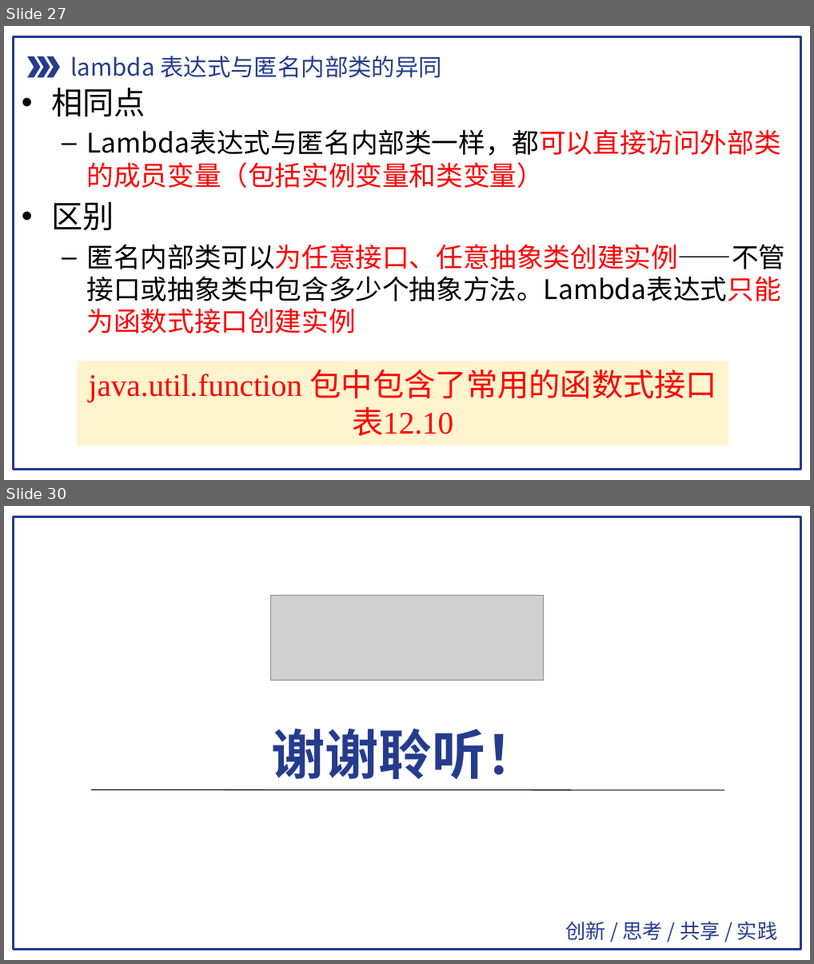
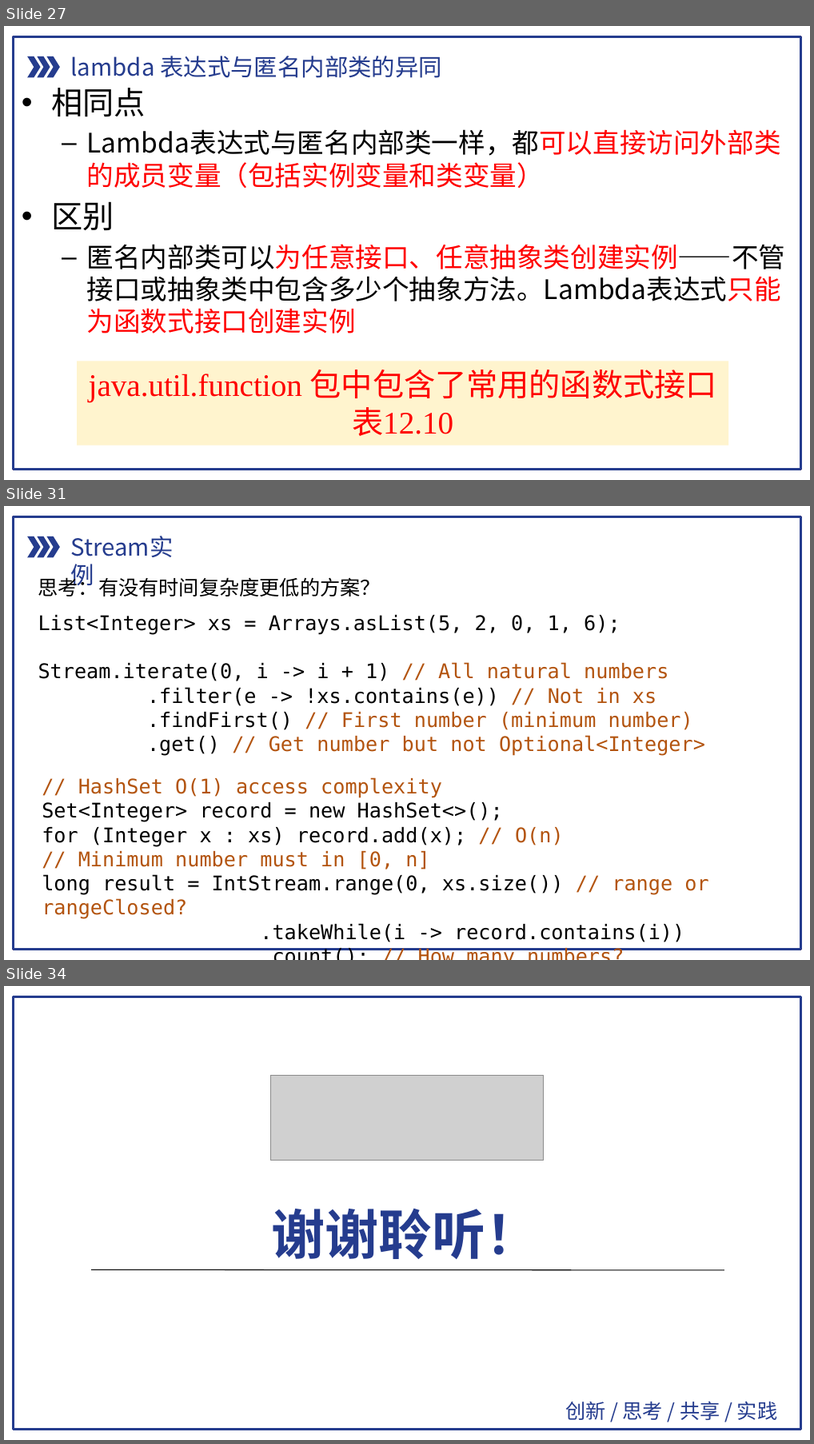
Before and after one commit to pdcxs/java-class-material, a slide deck: slides/08-Java面向对象编程-注解-反射-内部类-匿名内部类与Lambda表达式.pptx. Shown one above the other, each under a label of ours: slides 27 and 30 before the commit, slides 27, 31 and 34 after it; the slides between them are not shown. The pictures are 814x964 and 814x1444 pixels, drawn with LibreOffice and Linux fonts; fonts in the diff are those of the drawing; grey boxes stand for pictures. Boxes give left, top, right and bottom in pixels: in the first picture for what was removed or moved away, otherwise in the second. Text is boxed around its words. In the diff, an @@ line names an element or a change of style, - is before the commit and + after.

```diff
--- a/slides/08-Java面向对象编程-注解-反射-内部类-匿名内部类与Lambda表达式.pptx
+++ b/slides/08-Java面向对象编程-注解-反射-内部类-匿名内部类与Lambda表达式.pptx
@@ slide 31 added at [4, 506, 810, 960], background #FFFFFF; not listed: 1 template element that a slide beside it also shows @@
@@ rectangle added at [14, 517, 801, 948], outline #253C8E 2 pt @@
@@ group added at [27, 528, 202, 565]: 3 chevrons, 1 text @@
+Stream实例
@@ text added at [38, 574, 381, 596], 18 pt, text #000000 @@
+思考：有没有时间复杂度更低的方案？
@@ text added at [38, 615, 706, 756], 18 pt, text #000000 @@
+List<Integer> xs = Arrays.asList(5, 2, 0, 1, 6);
+Stream.iterate(0, i -> i + 1) // All natural numbers
+.filter(e -> !xs.contains(e)) // Not in xs
+.findFirst() // First number (minimum number)
+.get() // Get number but not Optional<Integer>
@@ text added at [42, 777, 709, 942], 18 pt, text #000000 @@
+// HashSet O(1) access complexity
+Set<Integer> record = new HashSet<>();
+for (Integer x : xs) record.add(x); // O(n)
+// Minimum number must in [0, n]
+long result = IntStream.range(0, xs.size()) // range or rangeClosed?
+.takeWhile(i -> record.contains(i))
+.count(); // How many numbers?
@@ what was slide 30 is now slide 34 @@
```
Also in this commit, not shown: 7 slides changed, 3 other slides added, 38 other files.
